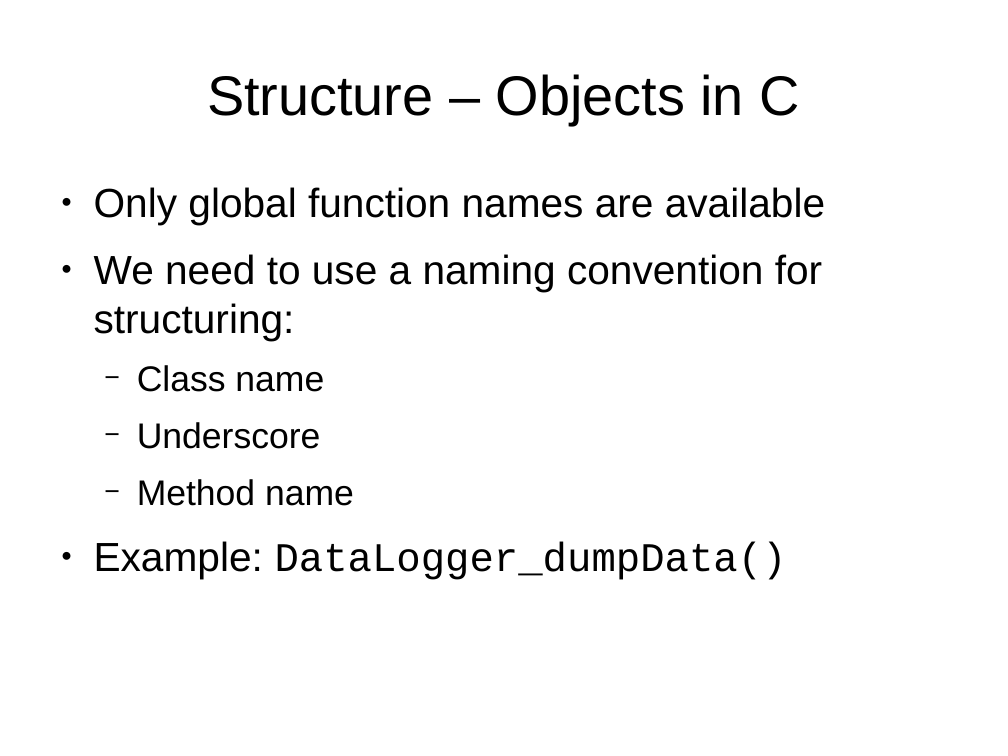
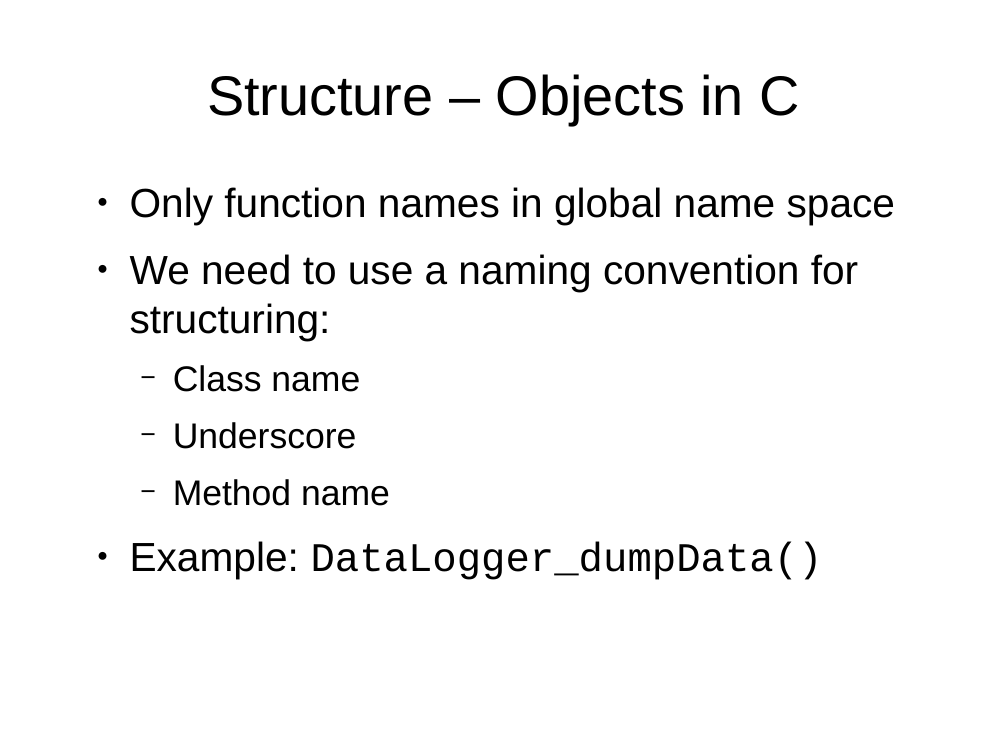
Before and after one commit to samba2/modern_c, a slide deck: slide 16 of modern_c.odp (slide 14 before the commit). Drawn at 1008x756 pixels with LibreOffice and Linux fonts; fonts in the diff are those of the drawing. Boxes give left, top, right and bottom in pixels: in the first picture for what was removed or moved away, otherwise in the second. Text is boxed around its words. In the diff, an @@ line names an element or a change of style, - is before the commit and + after.

```diff
--- a/modern_c.odp
+++ b/modern_c.odp
@@ text "Only function names in global ...": place and size @@
-text "Only function names in global ..." at [94,187,825,580]
+text "Only function names in global ..." at [130,187,895,580]
@@ text at [130,187,895,225]: text changed @@
-● Only global function names are available
+● Only function names in global name space
```
Also in this commit, not shown: 28 other slides changed, 11 slides added, 7 slides removed.
